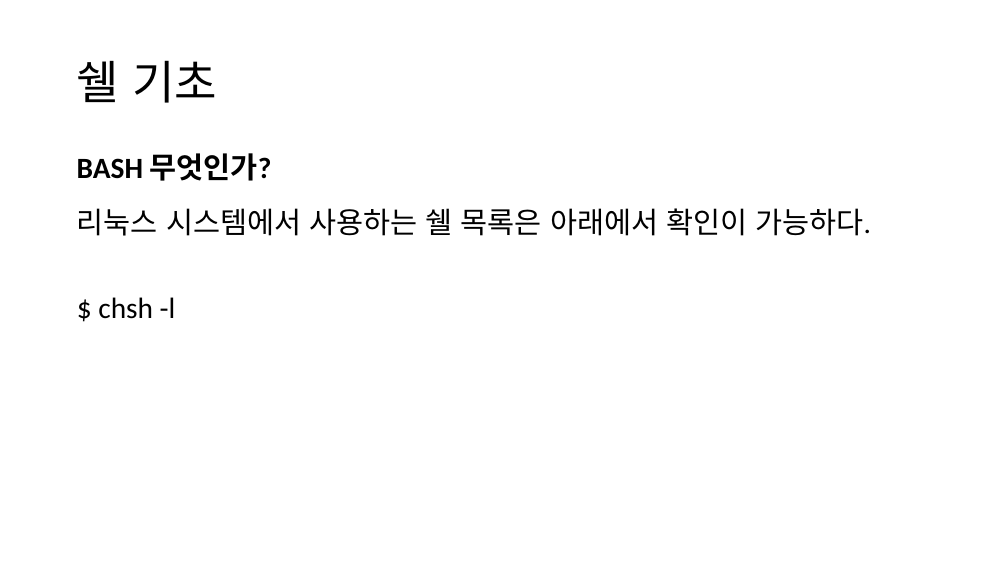
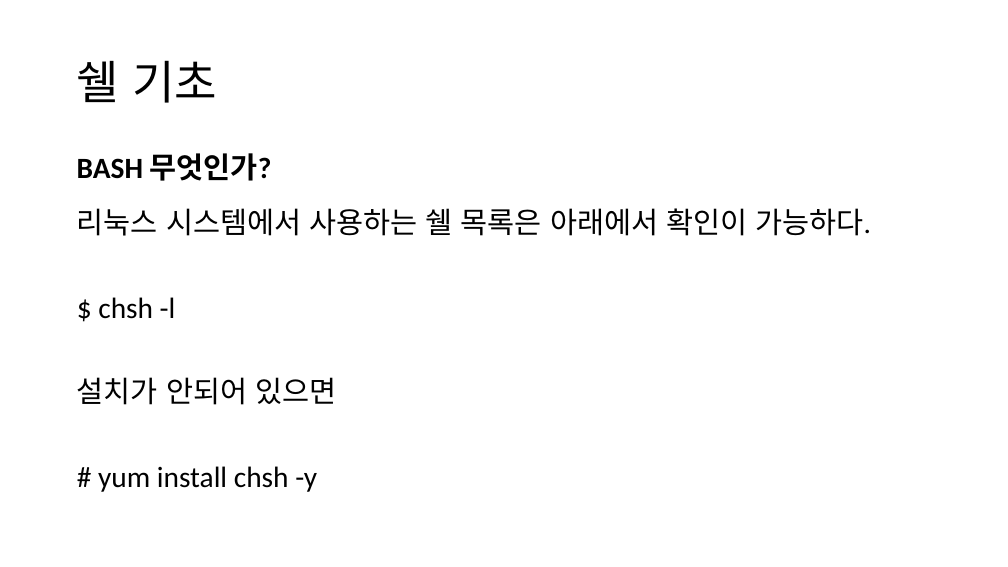
Before and after one commit to tangt64/training_memos, a slide deck: slide 9 of 쉘 + 앤서블.pptx. Drawn at 1008x567 pixels with LibreOffice and Linux fonts; fonts in the diff are those of the drawing. Boxes give left, top, right and bottom in pixels: in the first picture for what was removed or moved away, otherwise in the second. Text is boxed around its words. In the diff, an @@ line names an element or a change of style, - is before the commit and + after.

```diff
--- a/쉘 + 앤서블.pptx
+++ b/쉘 + 앤서블.pptx
@@ text at box(77, 377, 336, 492): paragraphs added @@
+설치가 안되어 있으면
+# yum install chsh -y
```
Also in this commit, not shown: 18 other slides changed, 24 slides added, 1 slide removed.
